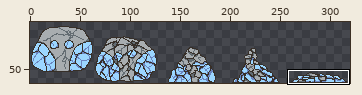
Sprite sheet -- TGS2024/images/Enemy/LongLegs.png. Above: a wide view before the commit, with the close-up outlined.
Close-up. The starting point:
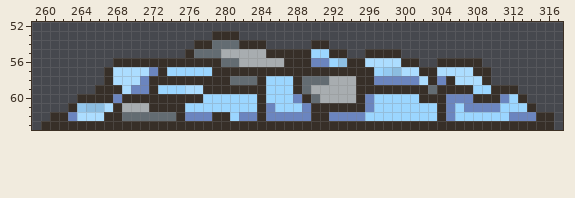
The file is 320x64 pixels. Pixels under 10% opacity are left out. Colours within 5 levels of each other are drawn and written as one. Shown: x 259..317, y 52..63. The wide view leaves out empty margins. The commit also changed other parts of the picture, which this record leaves out.
New version:
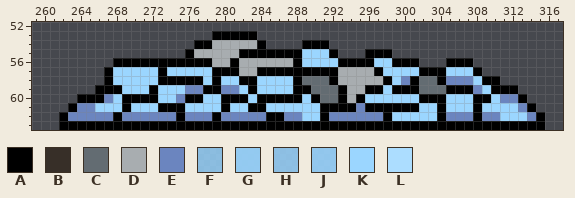
Palette (. is transparent): A #000000  B #372f28  C #636c72  D #a8adb0  E #6b85bf  F #9ad5fed3  G #9ad5feec  H #9bd5fed9  J #9bd5fee6  K #9bd6ff  L #acddff
Change:
Changed rows in their new state; - is an unchanged pixel.
first column x 260:
53 -------------------AAAAA---------------------------------
54 -----------------AADDDDDA----AAA-------------------------
55 ----------------ADDD--AAAAAAAK--A.--AAA.-----------------
56 --------AAAAAAAAAAADDA-----DAKKK-AAAAKKAAA--.AAA.--------
57 -------AKKKKKA-----AAADDAAAAAAAAADDDDAKKKKAAAKKKA.-------
58 -------AKKKKKAAAAAKAKKAAK---A---A--DDDAK-ACCAEEEKAA------
59 ------AAAKKKA---EEAAEEKAK---AACCCA-DAAKAAAC-CAAAE-AAA----
60 ----AAAEKAAAAKKEAA--AAA-AAAAAKACCA-AK-----AAAKKKAAK-EA---
61 ---AEEKKKAKKKAAA----A--AAK---KKAAAAEAAAAAA--AK-KAKK--EA--
62 -.A-EEEEAEEEEEEA---AEE--EAA--KKA----EEA-----A-EEAEE-KK-A.
63 ..AAAAAAAAAAAAAAAAAAAAAAAAAAAAAAAAAAAAAAAAAAAAAAAAAAAAAA.
Pixel boxes of the changes (left, top, right, bottom) in both close-ups:
changed: (41, 31, 554, 130)
